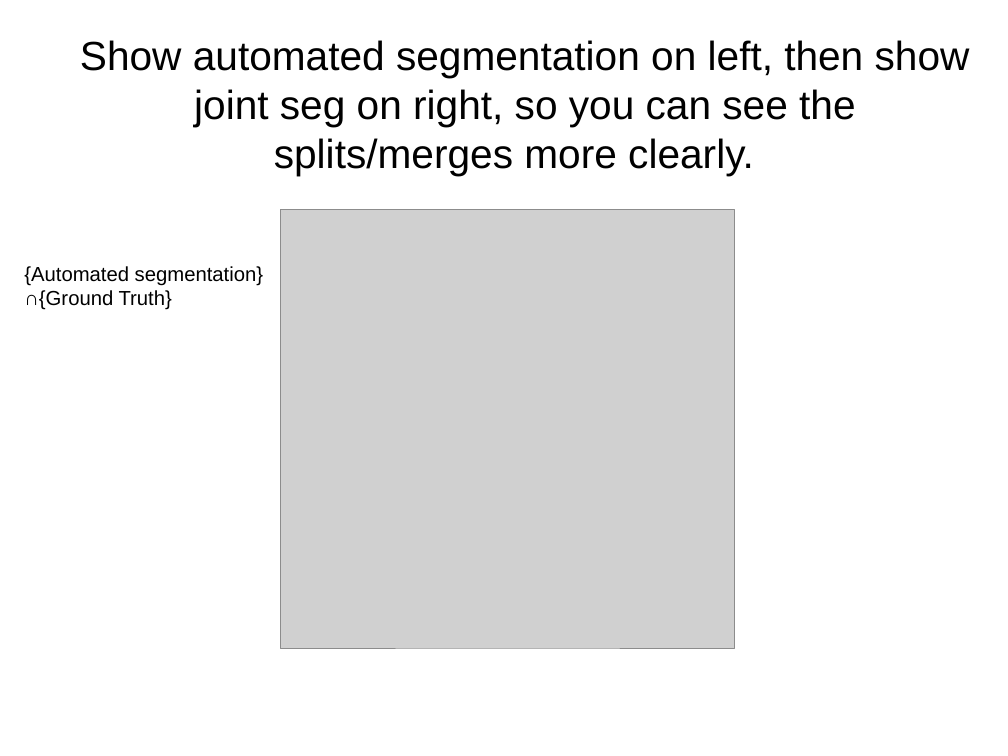
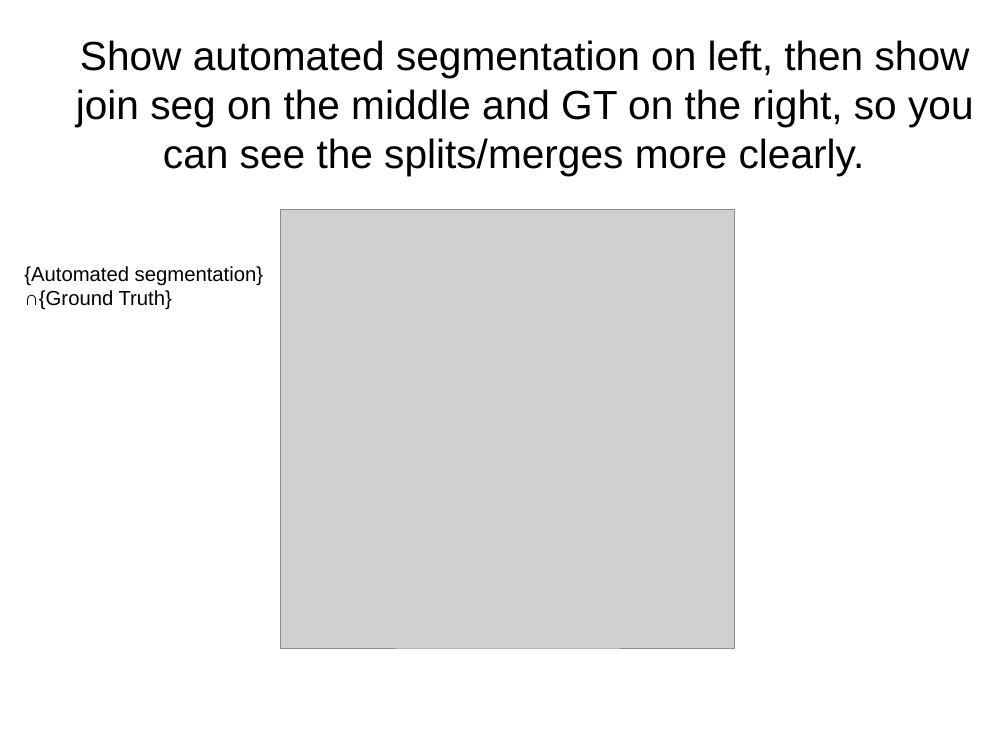
Before and after one commit to JohnnyTeutonic/view_all, a slide deck: slide 22 of Segmentation_Presentation.odp (slide 21 before the commit). Drawn at 1008x756 pixels with LibreOffice and Linux fonts; fonts in the diff are those of the drawing; grey boxes stand for pictures. Boxes give left, top, right and bottom in pixels: in the first picture for what was removed or moved away, otherwise in the second. Text is boxed around its words. In the diff, an @@ line names an element or a change of style, - is before the commit and + after.

Commit message:
Change spelling on presentation

```diff
--- a/Segmentation_Presentation.odp
+++ b/Segmentation_Presentation.odp
@@ title at (x1=76, y1=40, x2=974, y2=176): text changed @@
-Show automated segmentation on left, then show joint seg on right, so you can see the splits/merges more clearly.
+Show automated segmentation on left, then show join seg on the middle and GT on the right, so you can see the splits/merges more clearly.
```
Also in this commit, not shown: 8 other slides changed, 2 slides added.
